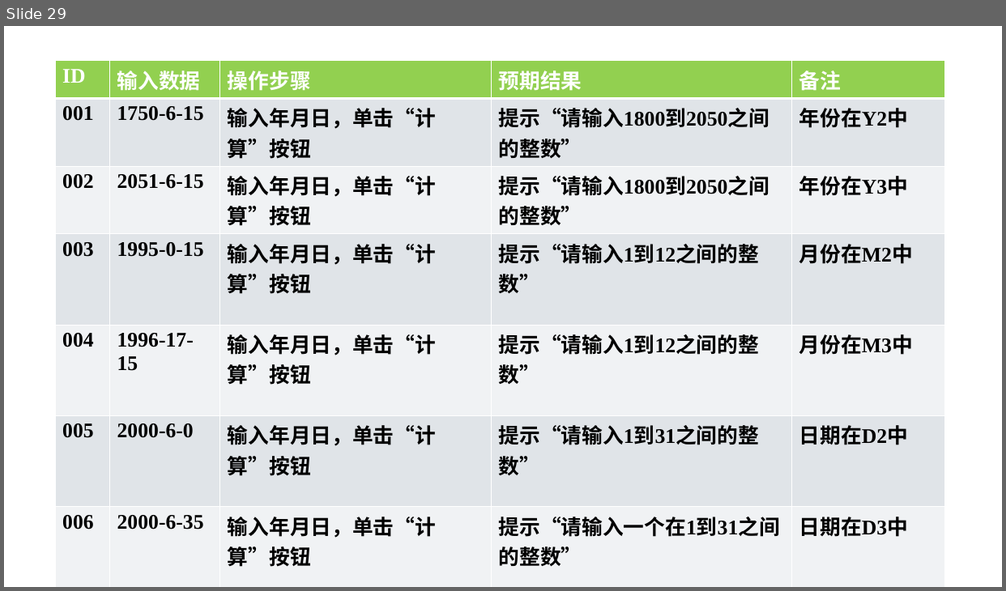
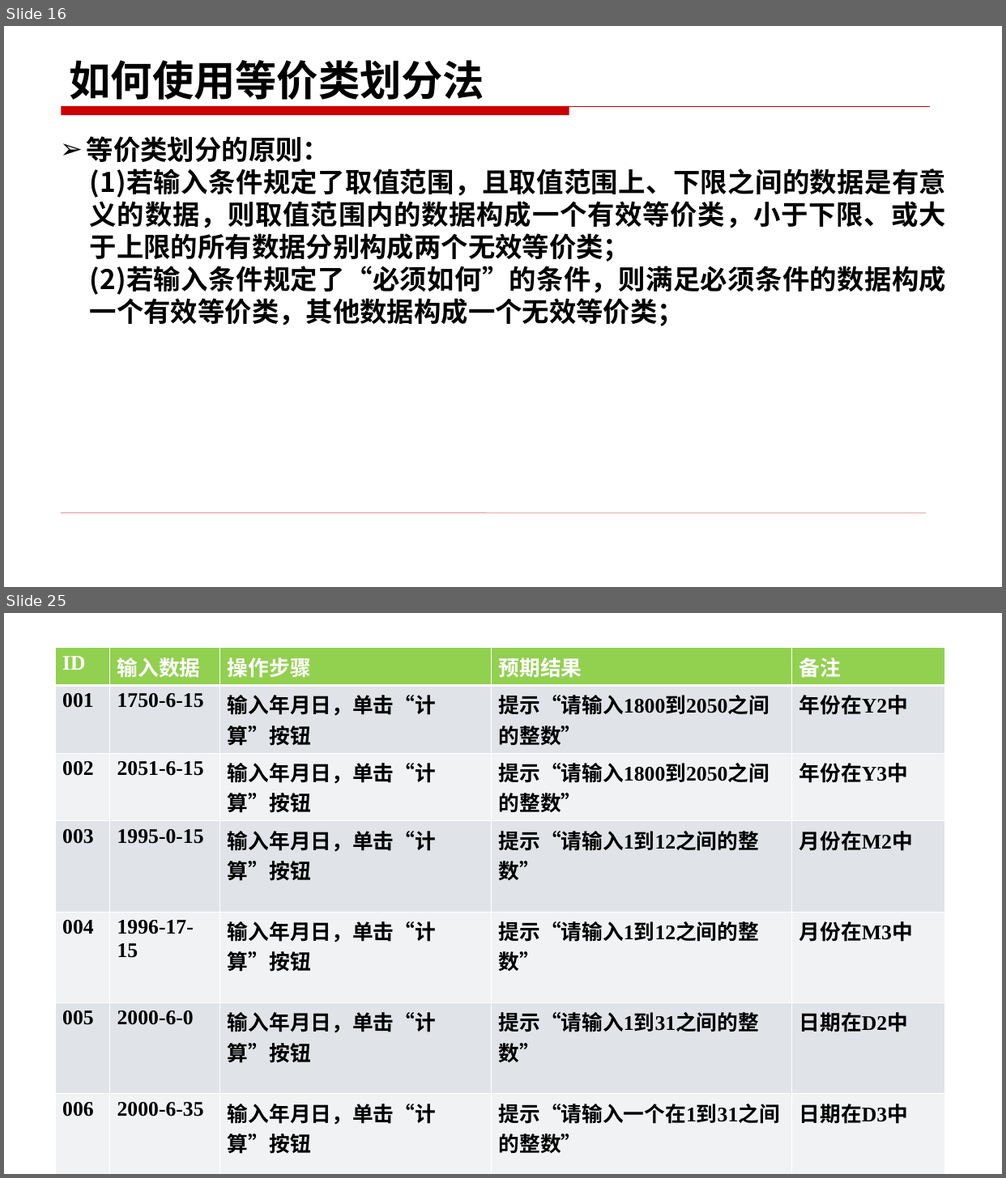
Before and after one commit to changlingling123/Base-of-Testing-2018, a slide deck: 第二部分 软件测试技术/3.1黑盒测试技术——等价类（书上3.3）.pptx. Shown one above the other, each under a label of ours: slide 29 before the commit, slides 16 and 25 after it; the slides between them are not shown. The pictures are 1006x591 and 1006x1178 pixels, drawn with LibreOffice and Linux fonts; fonts in the diff are those of the drawing. Boxes give left, top, right and bottom in pixels: in the first picture for what was removed or moved away, otherwise in the second. Text is boxed around its words. In the diff, an @@ line names an element or a change of style, - is before the commit and + after.

```diff
--- a/第二部分 软件测试技术/3.1黑盒测试技术——等价类（书上3.3）.pptx
+++ b/第二部分 软件测试技术/3.1黑盒测试技术——等价类（书上3.3）.pptx
@@ slide 16 added at (x1=4, y1=26, x2=1002, y2=587), background #FFFFFF; not listed: 2 template elements that a slide beside it also shows @@
@@ title added at (x1=69, y1=60, x2=484, y2=100), 40 pt, text #000000, bold @@
+如何使用等价类划分法
@@ text added at (x1=87, y1=136, x2=947, y2=327), 26 pt, text #000000, bold @@
+➢ 等价类划分的原则：
+  (1)若输入条件规定了取值范围，且取值范围上、下限之间的数据是有意义的数据，则取值范围内的数据构成一个有效等价类，小于下限、或大于上限的所有数据分别构成两个无效等价类；
+  (2)若输入条件规定了“必须如何”的条件，则满足必须条件的数据构成一个有效等价类，其他数据构成一个无效等价类；
@@ what was slide 29 is now slide 25 @@
```
Also in this commit, not shown: 28 slides changed, 8 other slides added, 18 slides removed.
